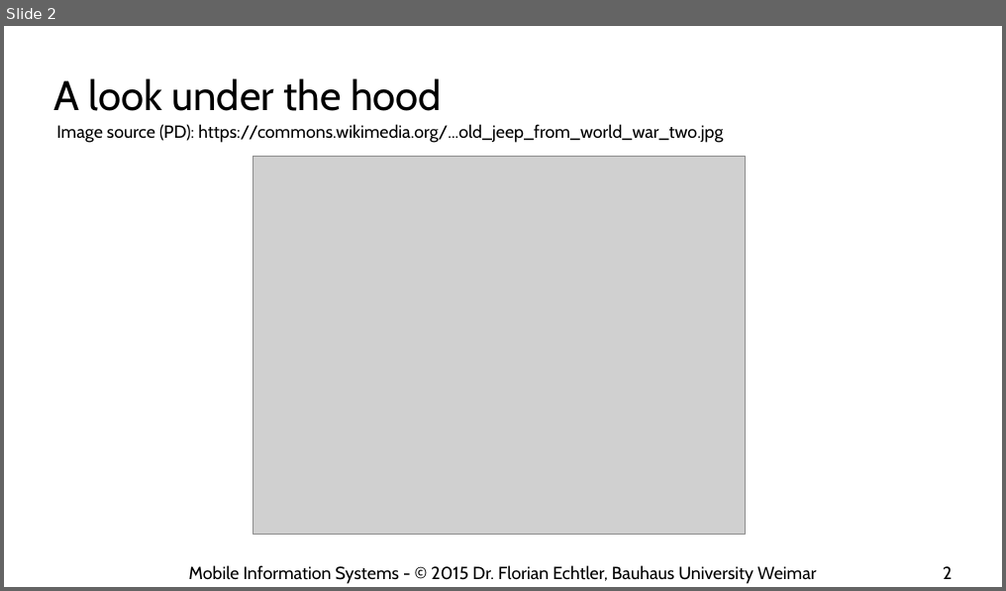
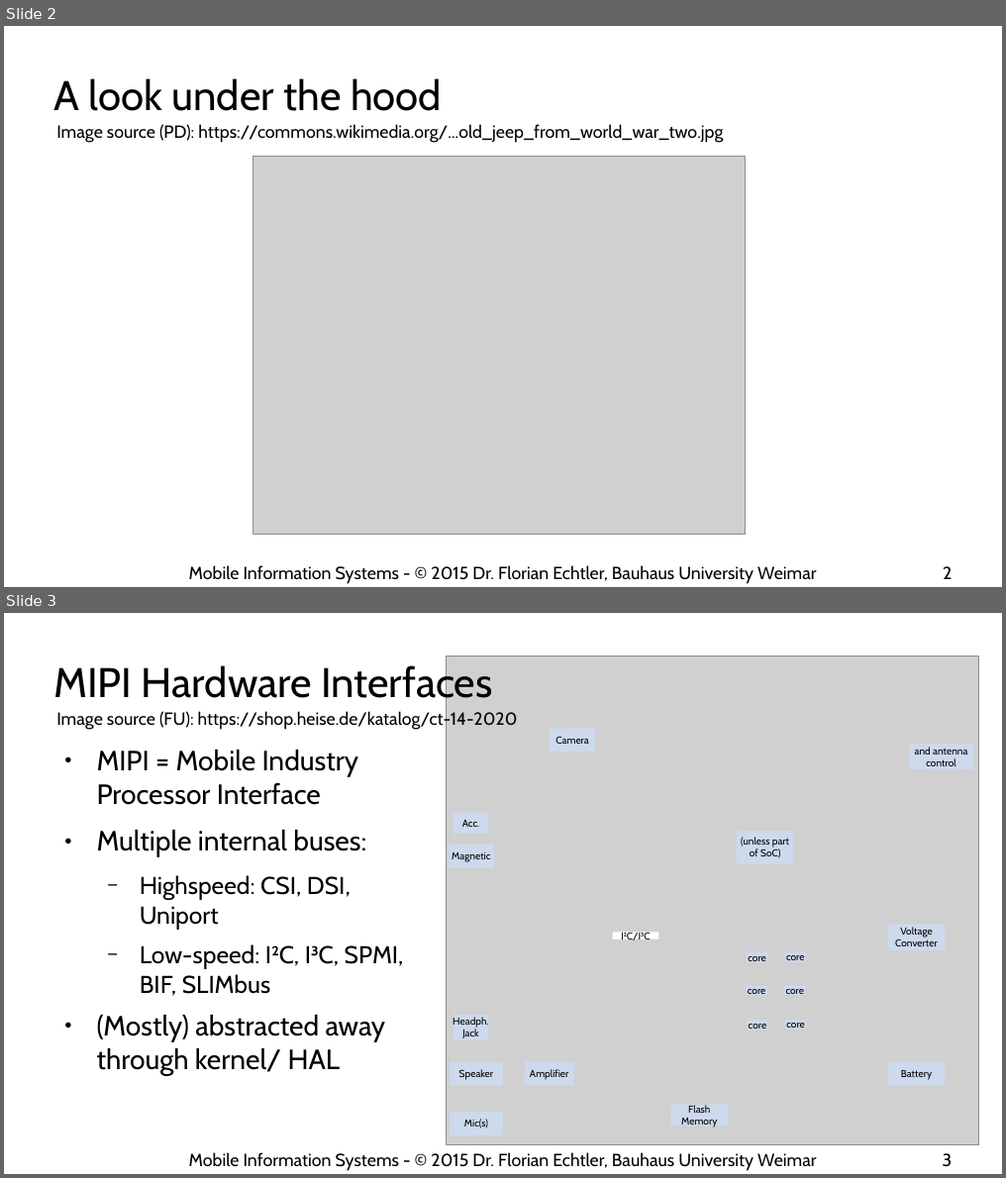
Before and after one commit to floe/mobile-information-systems, a slide deck: 10-android-internals.odp. Shown one above the other, each under a label of ours: slide 2 before the commit, slides 2 and 3 after it. The pictures are 1006x591 and 1006x1178 pixels, drawn with LibreOffice and Linux fonts; fonts in the diff are those of the drawing; grey boxes stand for pictures; background and template pictures are left out. Boxes give left, top, right and bottom in pixels: in the first picture for what was removed or moved away, otherwise in the second. Text is boxed around its words. In the diff, an @@ line names an element or a change of style, - is before the commit and + after.

Commit message:
add MIPI overview

```diff
--- a/10-android-internals.odp
+++ b/10-android-internals.odp
@@ slide 3 added at <box>4,613,1002,1174</box>, background #FFFFFF @@
@@ title added at <box>54,663,493,707</box>, 33 pt, text #000000 @@
+MIPI Hardware Interfaces
@@ picture added at <box>446,656,978,1146</box> @@
@@ text added at <box>56,710,518,730</box>, 14 pt, text #000000 @@
+Image source (FU): https://shop.heise.de/katalog/ct-14-2020
@@ rectangle added at <box>550,728,596,752</box>, fill #CDD9EC, 8 pt, text #000000 @@
+Camera
@@ text added at <box>97,750,404,1076</box>, 22.2 pt, text #000000 @@
+● MIPI = Mobile Industry Processor Interface
+● Multiple internal buses:
+  − Highspeed: CSI, DSI, Uniport
+  − Low-speed: I²C, I³C, SPMI, BIF, SLIMbus
+● (Mostly) abstracted away through kernel/ HAL
@@ rectangle added at <box>910,744,974,769</box>, fill #CDD9EC, 8 pt, text #000000 @@
+and antenna
+control
@@ rectangle added at <box>453,812,488,834</box>, fill #CDD9EC, 8 pt, text #000000 @@
+Acc.
@@ rectangle added at <box>449,845,495,868</box>, fill #CDD9EC, 8 pt, text #000000 @@
+Magnetic
@@ rectangle added at <box>737,831,794,863</box>, fill #CDD9EC, 8 pt, text #000000 @@
+(unless part
+of SoC)
@@ rectangle added at <box>613,933,658,940</box>, fill #FFFFFF, 8 pt, text #000000 @@
+I²C/I³C
@@ rectangle added at <box>889,925,945,951</box>, fill #CDD9EC, 8 pt, text #000000 @@
+Voltage
+Converter
@@ rectangle added at <box>746,954,767,962</box>, fill #CDD9EC, 8 pt, text #000000 @@
+core
@@ rectangle added at <box>785,953,806,961</box>, fill #CDD9EC, 8 pt, text #000000 @@
+core
@@ rectangle added at <box>746,986,767,995</box>, fill #CDD9EC, 8 pt, text #000000 @@
+core
@@ rectangle added at <box>784,986,806,995</box>, fill #CDD9EC, 8 pt, text #000000 @@
+core
@@ rectangle added at <box>453,1015,488,1042</box>, fill #CDD9EC, 8 pt, text #000000 @@
+Headph.
+Jack
@@ rectangle added at <box>747,1021,768,1030</box>, fill #CDD9EC, 8 pt, text #000000 @@
+core
@@ rectangle added at <box>785,1021,806,1030</box>, fill #CDD9EC, 8 pt, text #000000 @@
+core
@@ rectangle added at <box>450,1062,503,1085</box>, fill #CDD9EC, 8 pt, text #000000 @@
+Speaker
@@ rectangle added at <box>525,1062,574,1085</box>, fill #CDD9EC, 8 pt, text #000000 @@
+Amplifier
@@ rectangle added at <box>889,1062,945,1085</box>, fill #CDD9EC, 8 pt, text #000000 @@
+Battery
@@ rectangle added at <box>450,1112,503,1136</box>, fill #CDD9EC, 8 pt, text #000000 @@
+Mic(s)
@@ rectangle added at <box>670,1105,729,1127</box>, fill #CDD9EC, 8 pt, text #000000 @@
+Flash
+Memory
@@ text added at <box>189,1153,816,1171</box>, 14 pt, text #000000 @@
+Mobile Information Systems - © 2015 Dr. Florian Echtler, Bauhaus University Weimar
@@ page number added at <box>943,1154,952,1167</box>, 14 pt, text #000000 @@
+3
```
